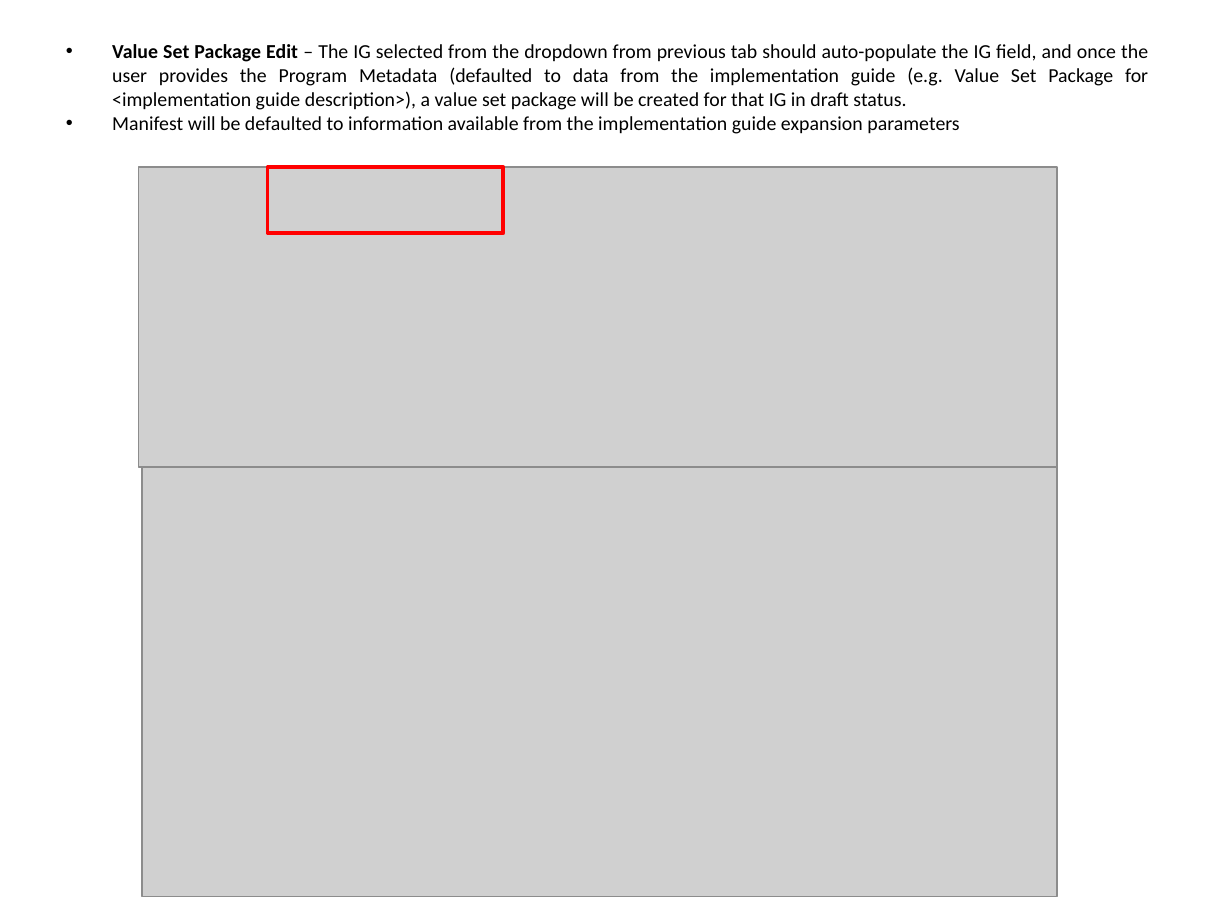
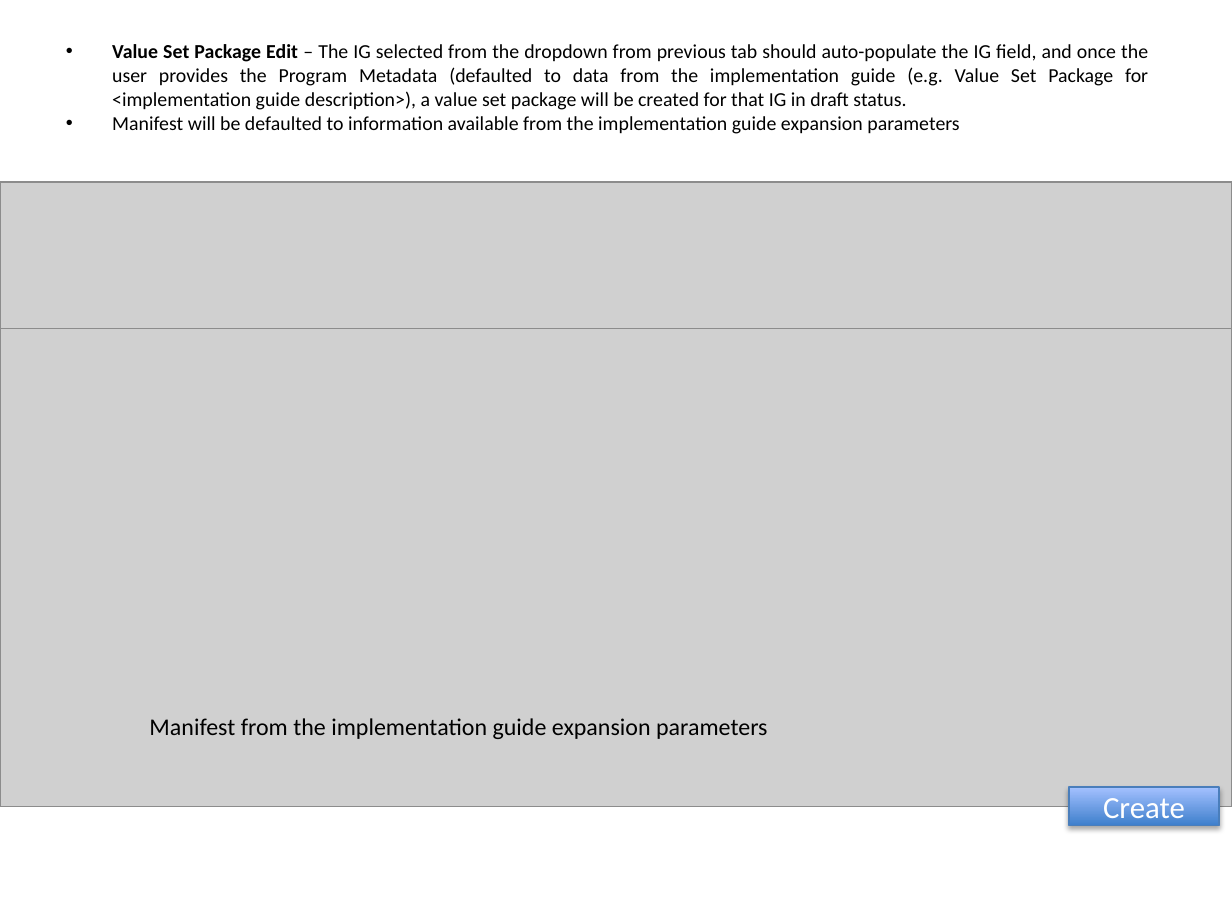
Before and after one commit to DBCG/aphl-vsm, a slide deck: slide 3 of vsp/docs/VSM_UI Proposal.pptx. Drawn at 1232x924 pixels with LibreOffice and Linux fonts; fonts in the diff are those of the drawing; grey boxes stand for pictures. Boxes give left, top, right and bottom in pixels: in the first picture for what was removed or moved away, otherwise in the second. Text is boxed around its words. In the diff, an @@ line names an element or a change of style, - is before the commit and + after.

```diff
--- a/vsp/docs/VSM_UI Proposal.pptx
+++ b/vsp/docs/VSM_UI Proposal.pptx
@@ picture removed at <box>139,168,1057,467</box> @@
@@ rectangle removed at <box>267,168,503,234</box> @@
@@ picture added at <box>0,182,1232,329</box> @@
@@ picture added at <box>0,329,1232,807</box> @@
@@ picture removed at <box>142,467,1057,897</box> @@
@@ text added at <box>149,718,767,739</box>, 14 pt, text #000000 @@
+Manifest from the implementation guide expansion parameters
@@ rectangle added at <box>1069,787,1220,825</box>, fill gradient #3F80CE to #A4C4FF, outline #4B7EBC 0.75 pt, 18 pt, text #FFFFFF @@
+Create
```
Also in this commit, not shown: 2 other slides changed.
